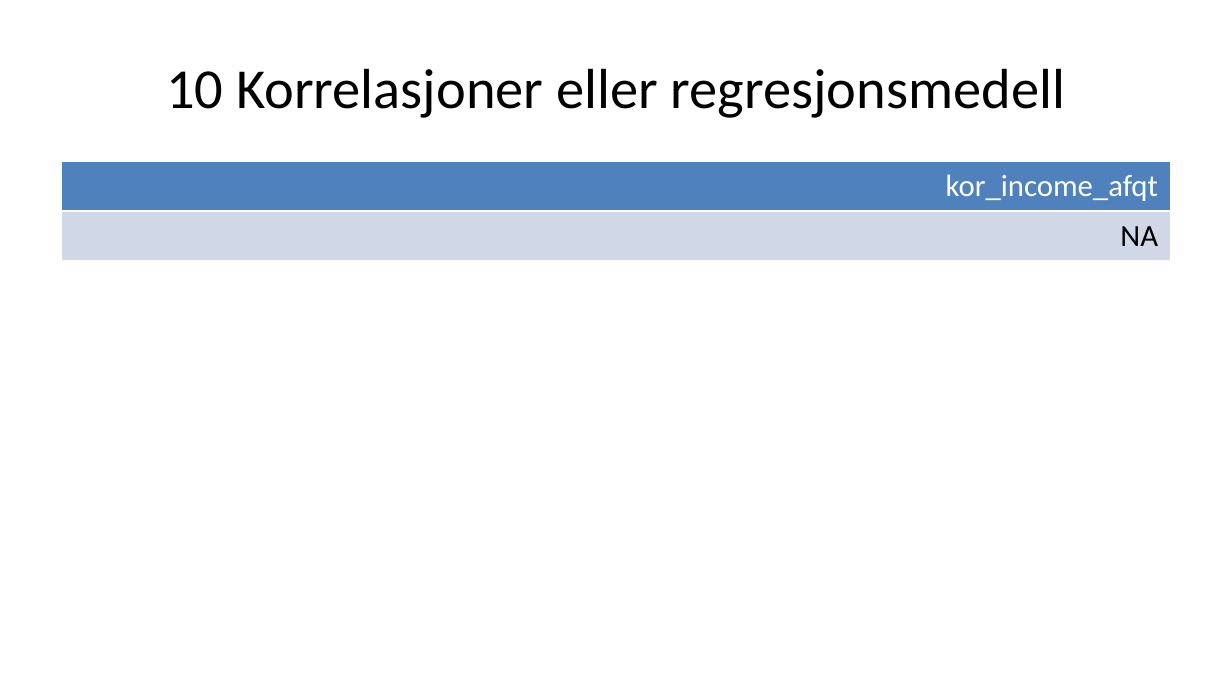
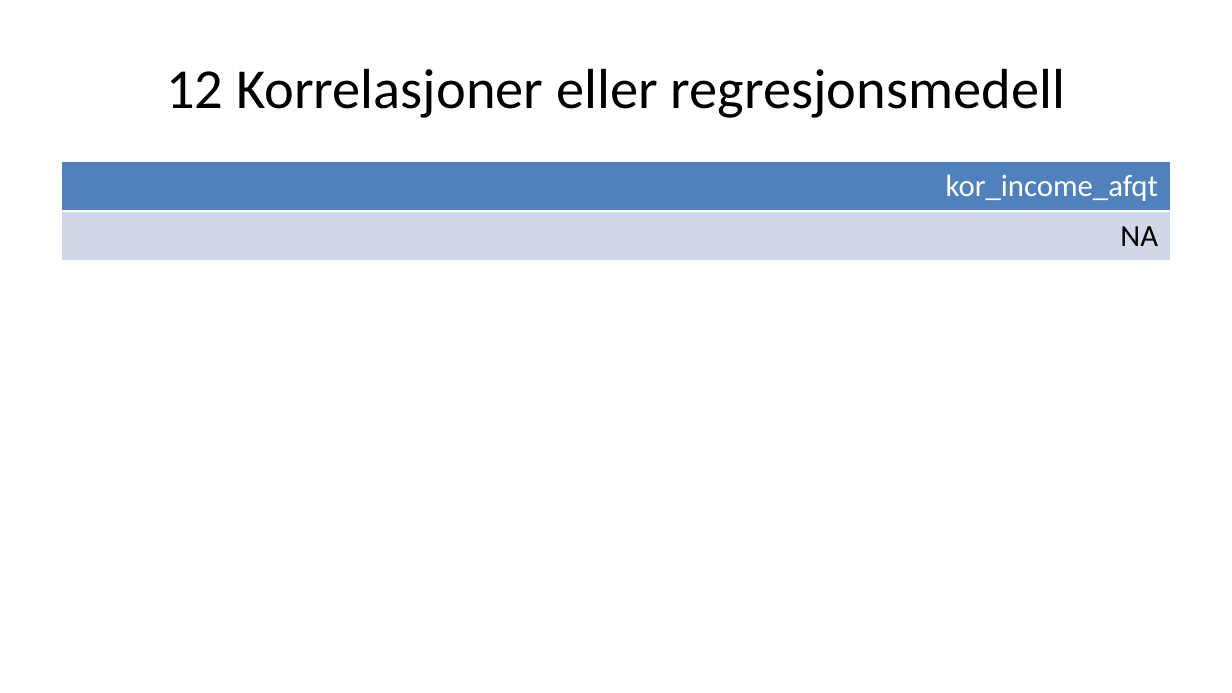
Before and after one commit to H-Vika/MSB105-Assign-2, a slide deck: slide 13 of MSB105 assign 2 presentasjon.pptx. Drawn at 1232x693 pixels with LibreOffice and Linux fonts; fonts in the diff are those of the drawing. Boxes give left, top, right and bottom in pixels: in the first picture for what was removed or moved away, otherwise in the second. Text is boxed around its words. In the diff, an @@ line names an element or a change of style, - is before the commit and + after.

```diff
--- a/MSB105 assign 2 presentasjon.pptx
+++ b/MSB105 assign 2 presentasjon.pptx
@@ title at [166,68,1065,118]: text changed @@
-10 Korrelasjoner eller regresjonsmedell
+12 Korrelasjoner eller regresjonsmedell
```
Also in this commit, not shown: 5 other slides changed, 2 slides added, 2 slides removed, 2 other files.
